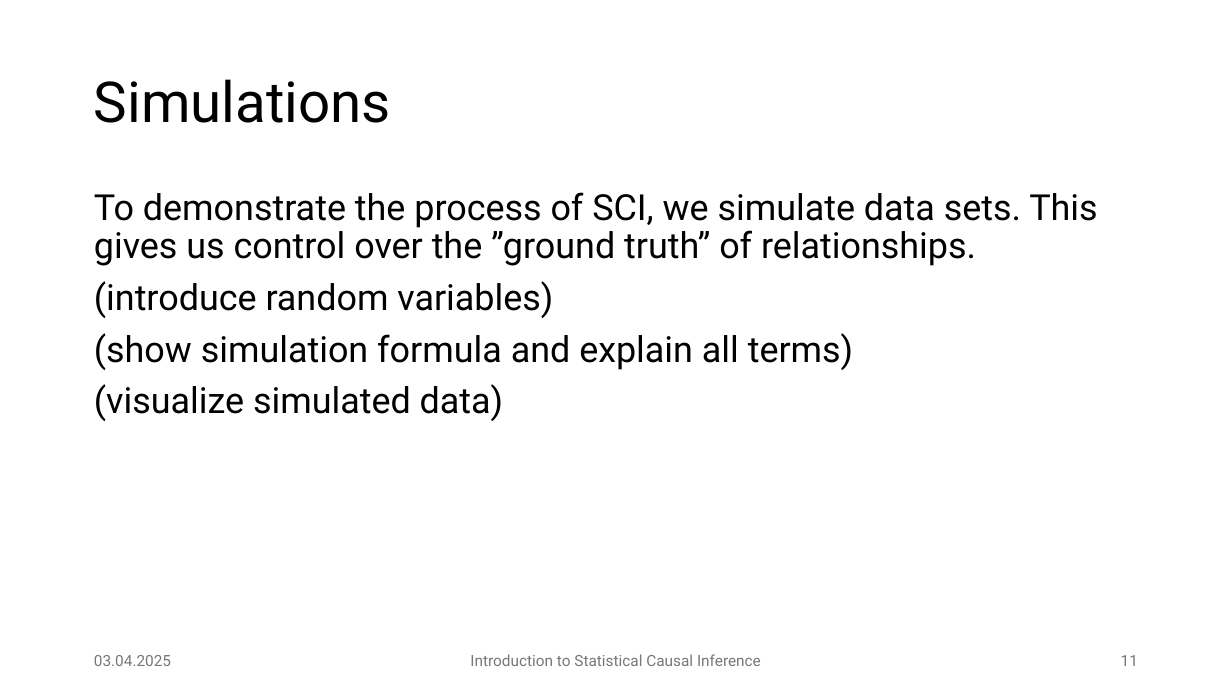
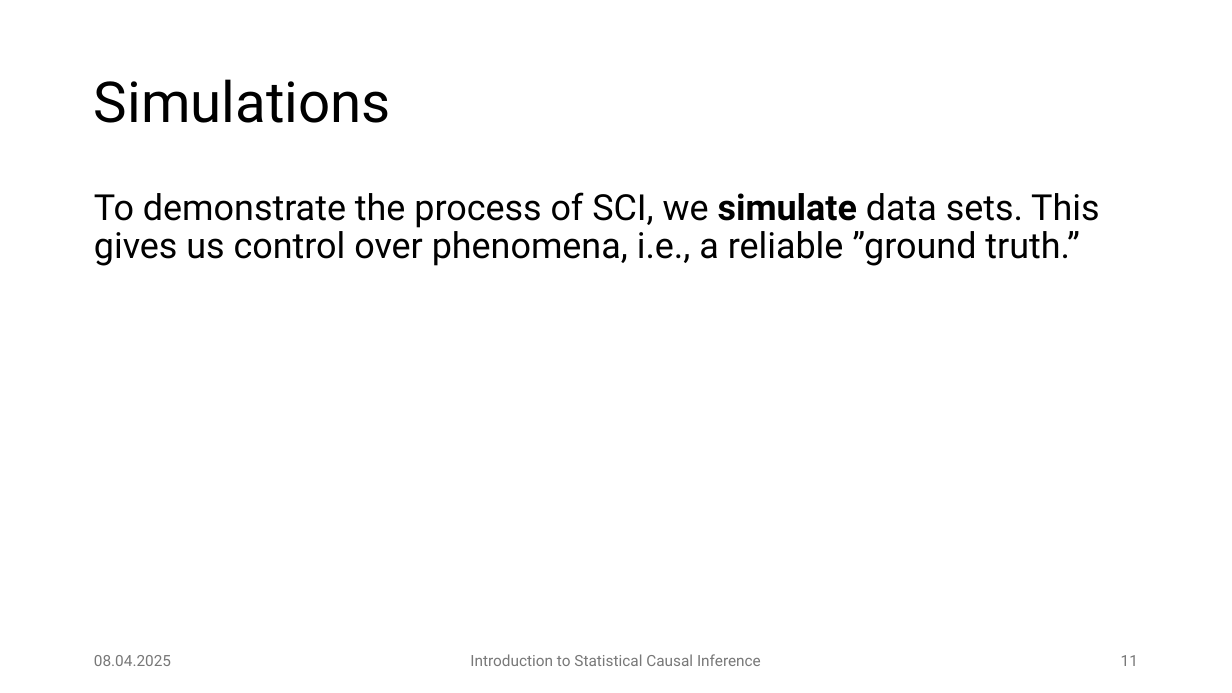
Before and after one commit to JulianFrattini/bda4sci, a slide deck: slide 11 of version2/slides/intro-sci.pptx. Drawn at 1232x693 pixels with LibreOffice and Linux fonts; fonts in the diff are those of the drawing. Boxes give left, top, right and bottom in pixels: in the first picture for what was removed or moved away, otherwise in the second. Text is boxed around its words. In the diff, an @@ line names an element or a change of style, - is before the commit and + after.

```diff
--- a/version2/slides/intro-sci.pptx
+++ b/version2/slides/intro-sci.pptx
@@ text at (94, 192, 1099, 266): text changed @@
-To demonstrate the process of SCI, we simulate data sets. This gives us control over the ”ground truth” of relationships.
-(introduce random variables)
-(show simulation formula and explain all terms)
-(visualize simulated data)
+To demonstrate the process of SCI, we simulate data sets. This gives us control over phenomena, i.e., a reliable ”ground truth.”
@@ text at (94, 655, 171, 666): text changed @@
-03.04.2025
+08.04.2025
```
Also in this commit, not shown: 32 other slides changed, 10 slides added, 1 other file.
